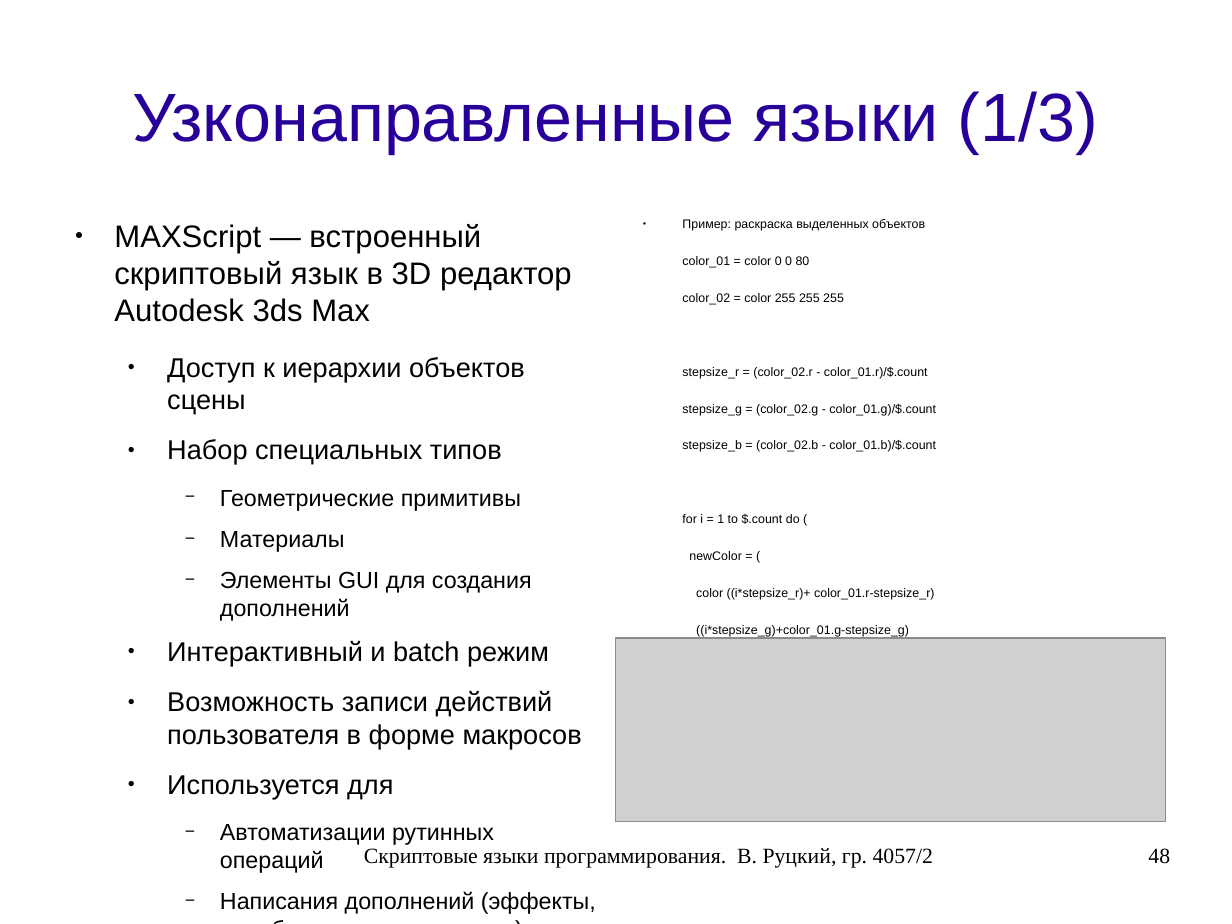
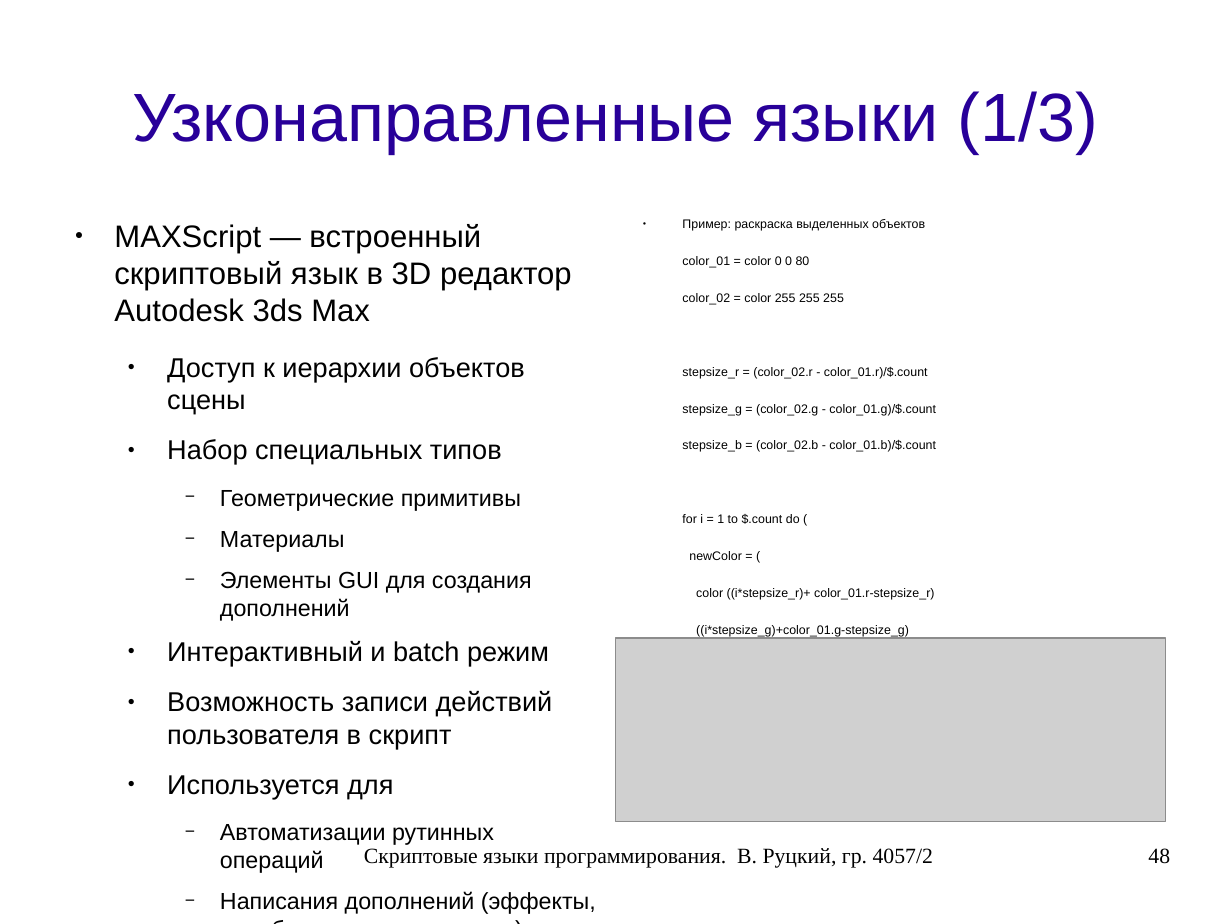
Before and after one commit to rutsky/semester07, a slide deck: slide 48 of Operation_systems/scripting_languages/40572_Rutsky_Scripting_languages.odp. Drawn at 1232x924 pixels with LibreOffice and Linux fonts; fonts in the diff are those of the drawing; grey boxes stand for pictures. Boxes give left, top, right and bottom in pixels: in the first picture for what was removed or moved away, otherwise in the second. Text is boxed around its words. In the diff, an @@ line names an element or a change of style, - is before the commit and + after.

```diff
--- a/Operation_systems/scripting_languages/40572_Rutsky_Scripting_languages.odp
+++ b/Operation_systems/scripting_languages/40572_Rutsky_Scripting_languages.odp
@@ text at (x1=167, y1=691, x2=553, y2=749): text changed @@
-  ● Возможность записи действий пользователя в форме макросов
+  ● Возможность записи действий пользователя в скрипт
```
Also in this commit, not shown: 1 slide added, 1 slide removed.
